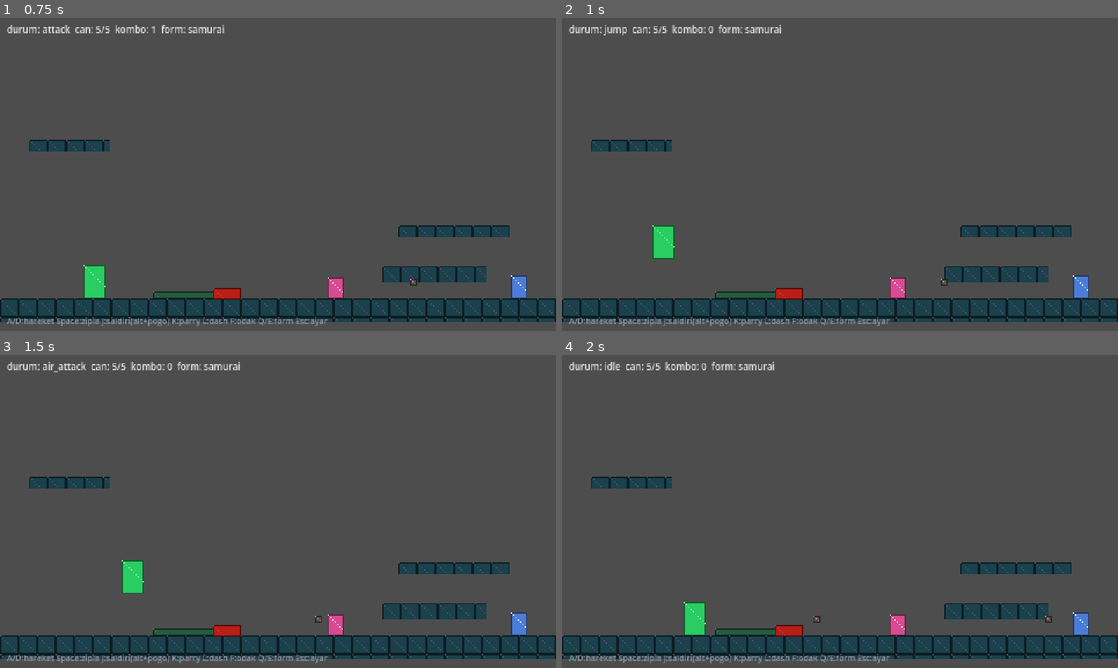
Above: before the commit, frames 1-4 (two rows, left to right).
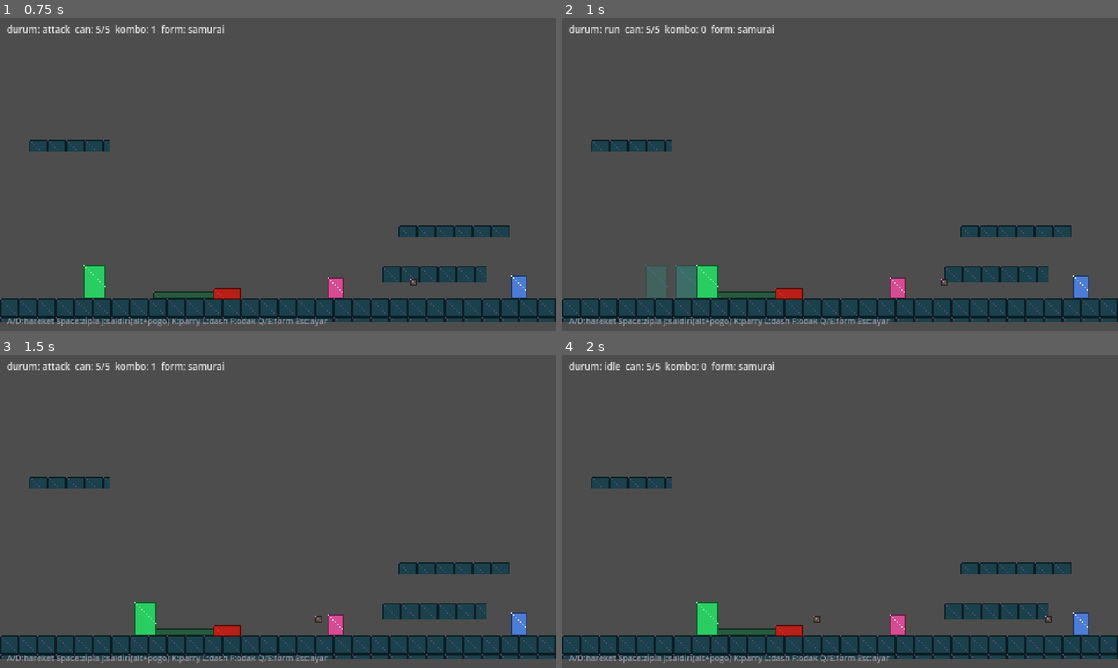
Above: after the commit, the same moments.

Repository: Eruldin/Honor-Meselesi
Game: Godot game, scene res://src/levels/test_room/TestRoom.tscn
Same seed, same stepped clock (60 frames per second), same inputs: the game is played once before the commit and once after it. This scene is started directly instead of the project's main scene.
Inputs (mouse positions are in pixels of both pictures, inside the frame that each line leads up to):
- Up to frame 1 (0.75 s): tap Enter (ui_accept) at 0.5 s; move the mouse to (400, 158) at 0.52 s; hold D (move_right) from 0.53 s (still down); hold J (attack) from 0.53 s (still down); click (400, 158) at 0.67 s
- Up to frame 2 (1 s): keep holding D (move_right); keep holding J (attack); tap Space (jump) at 0.77 s; tap L (dash) at 0.8 s
- Up to frame 3 (1.5 s): release D (move_right) at 1.25 s; release J (attack) at 1.25 s; drag from (166, 527) to (183, 624) at 1.27 s
- Up to frame 4 (2 s): no input

Frame 1 is identical in both runs. In frame 2, 1.7% of the frame differs, in the area x 7-40%, y 2-90%; in frame 3, 1.3%; in frame 4, 0.5%.

Commit message:
dash iptali: saldiri toparlanma penceresi dash ile iptal edilir (HK recovery cancel)
Co-Authored-By: Devin AI <158243242+devin-ai-integration[bot]@users.noreply.github.com>

Diff:
--- a/src/player/state_machine/states/combat.gd
+++ b/src/player/state_machine/states/combat.gd
@@ -28,6 +28,11 @@
 			sam.ensure_attack_hitbox()
 		if not sam.is_on_floor():
 			return Samurai.S_FALL  # kenardan dustu: saldiri iptal
+		# Savrus bittikten sonra kalan toparlanma dash ile iptal edilebilir
+		# (HK recovery cancel) — vurus taahhudu korunur, kacis hissi keskin.
+		if t >= active_end and sam.input.dash_just_pressed() and sam.dash_cooldown <= 0.0:
+			sam.start_dash()
+			return Samurai.S_DASH
 		if t >= tun.attack_duration:
 			if sam.combo_queued and sam.combo_index < 3:
 				sam.combo_index += 1
@@ -63,6 +68,9 @@
 			sam.apply_gravity(delta)
 		if t >= tun.air_attack_duration * tun.attack_active_start and t <= tun.air_attack_duration * tun.attack_active_end:
 			sam.ensure_up_hitbox()
+		if t >= tun.air_attack_duration * tun.attack_active_end and sam.input.dash_just_pressed() and sam.dash_cooldown <= 0.0:
+			sam.start_dash()
+			return Samurai.S_DASH
 		if t >= tun.air_attack_duration:
 			return Samurai.S_IDLE if sam.is_on_floor() else Samurai.S_FALL
 		return &""
@@ -88,6 +96,9 @@
 			sam.ensure_attack_hitbox()
 		if sam.is_on_floor():
 			return Samurai.S_IDLE
+		if t >= tun.air_attack_duration * tun.attack_active_end and sam.input.dash_just_pressed() and sam.dash_cooldown <= 0.0:
+			sam.start_dash()
+			return Samurai.S_DASH
 		if t >= tun.air_attack_duration:
 			return Samurai.S_FALL
 		return &""
--- a/tests/test_player.gd
+++ b/tests/test_player.gd
@@ -119,6 +119,26 @@
 	assert_eq(sam.combo_index, 0)
 
 
+func test_dash_cancels_attack_recovery() -> void:
+	ai.tap(&"attack")
+	await _frames(2)
+	assert_eq(sam.sm.current_name, Samurai.S_ATTACK)
+	await _frames(14)  # aktif pencere bitti (0.3*0.7=0.21s ~ 13 frame)
+	ai.tap(&"dash")
+	await _frames(2)
+	assert_eq(sam.sm.current_name, Samurai.S_DASH,
+		"toparlanma penceresi dash ile iptal edilir")
+
+
+func test_dash_does_not_cancel_active_swing() -> void:
+	ai.tap(&"attack")
+	await _frames(4)   # hala aktif pencerede
+	ai.tap(&"dash")
+	await _frames(2)
+	assert_eq(sam.sm.current_name, Samurai.S_ATTACK,
+		"savrusun kendisi iptal edilemez")
+
+
 # --- Parry ---
 
 func _spawn_projectile_toward_player() -> Projectile:
